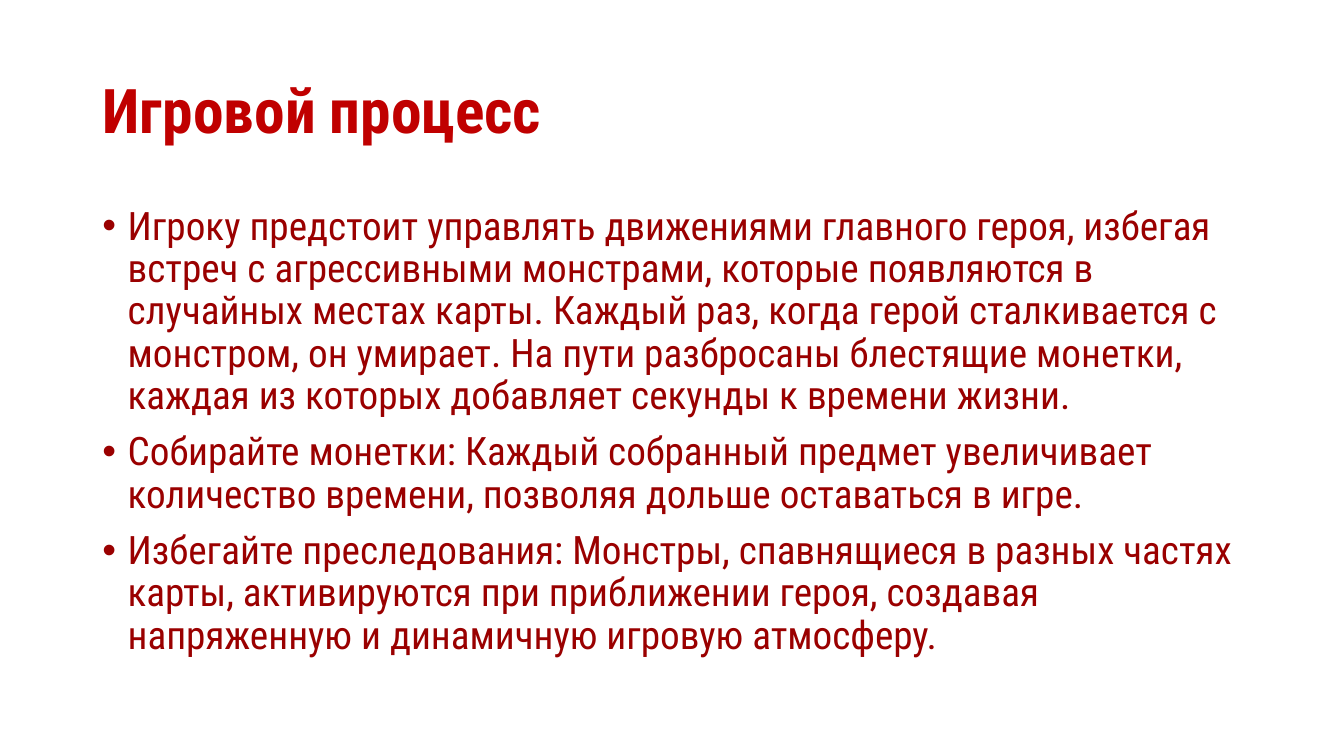
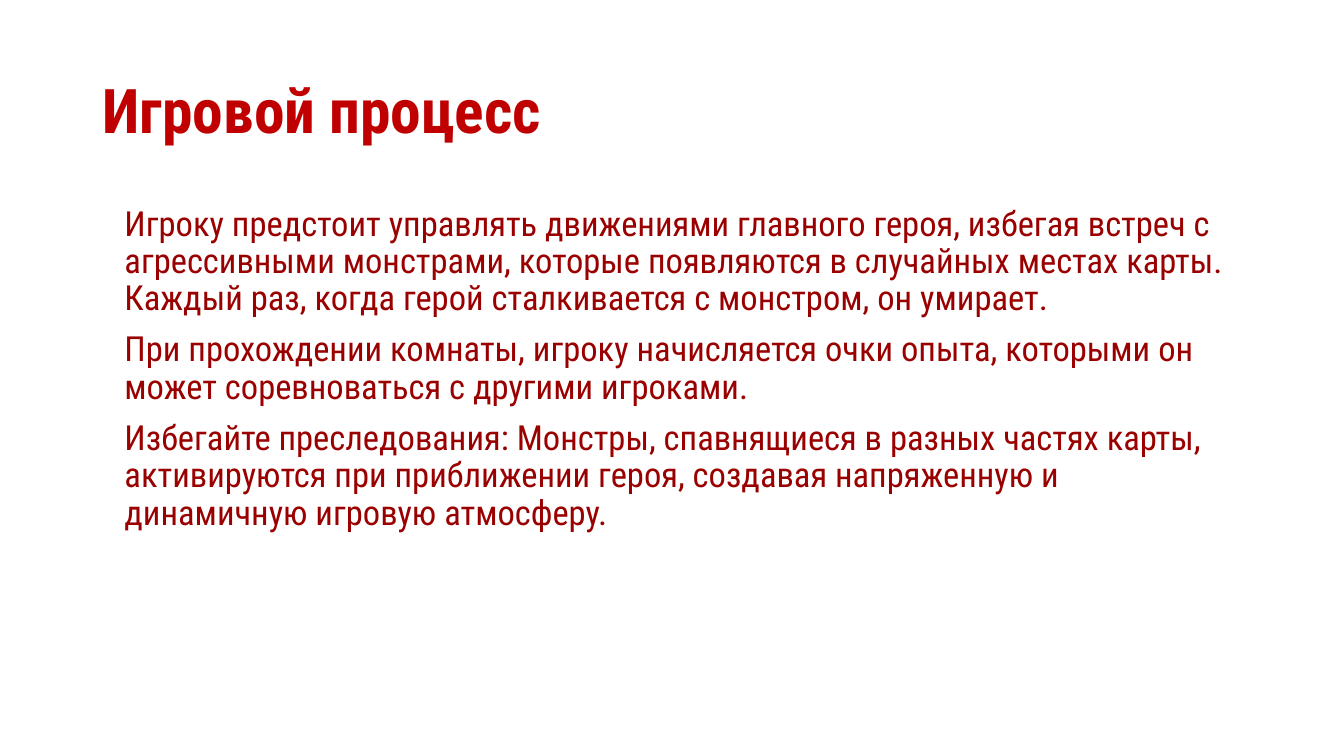
Before and after one commit to Fedormak/Apocalypse_Edition, a slide deck: slide 3 of Time's Ticking.pptx. Drawn at 1344x756 pixels with LibreOffice and Linux fonts; fonts in the diff are those of the drawing; background and template pictures are left out. Boxes give left, top, right and bottom in pixels: in the first picture for what was removed or moved away, otherwise in the second. Text is boxed around its words. In the diff, an @@ line names an element or a change of style, - is before the commit and + after.

```diff
--- a/Time's Ticking.pptx
+++ b/Time's Ticking.pptx
@@ text at <box>124,209,1222,407</box>: text changed; size 28 to 24.6 pt @@
-• Игроку предстоит управлять движениями главного героя, избегая встреч с агрессивными монстрами, которые появляются в случайных местах карты. Каждый раз, когда герой сталкивается с монстром, он умирает. На пути разбросаны блестящие монетки, каждая из которых добавляет секунды к времени жизни.
-• Собирайте монетки: Каждый собранный предмет увеличивает количество времени, позволяя дольше оставаться в игре.
+Игроку предстоит управлять движениями главного героя, избегая встреч с агрессивными монстрами, которые появляются в случайных местах карты. Каждый раз, когда герой сталкивается с монстром, он умирает.
+При прохождении комнаты, игроку начисляется очки опыта, которыми он может соревноваться с другими игроками.
@@ text at <box>124,423,1201,533</box>: size 28 to 24.6 pt in "Избегайте преследования: Монстры, спавнящиеся в разных частя ..."; bullet • to none @@
```
Also in this commit, not shown: 3 other slides changed, 1 slide added, 2 other files.
